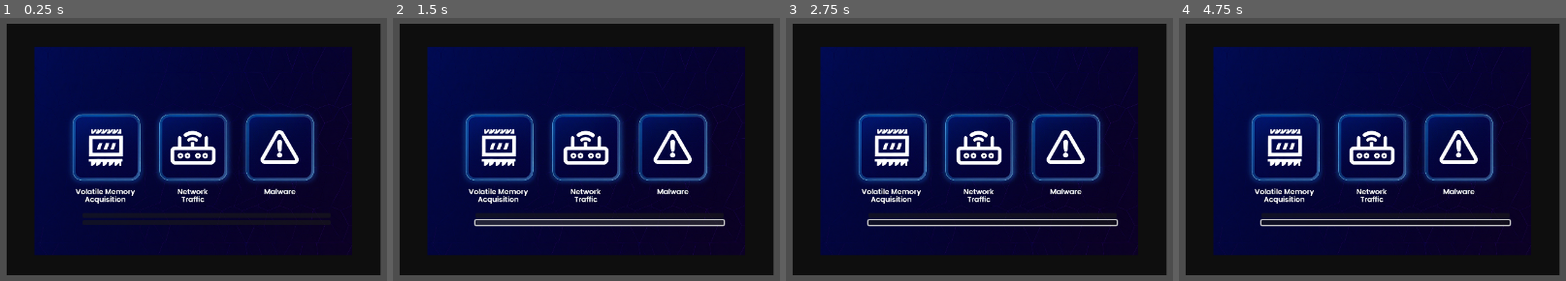
Above: before the commit, frames 1-4 (left to right).
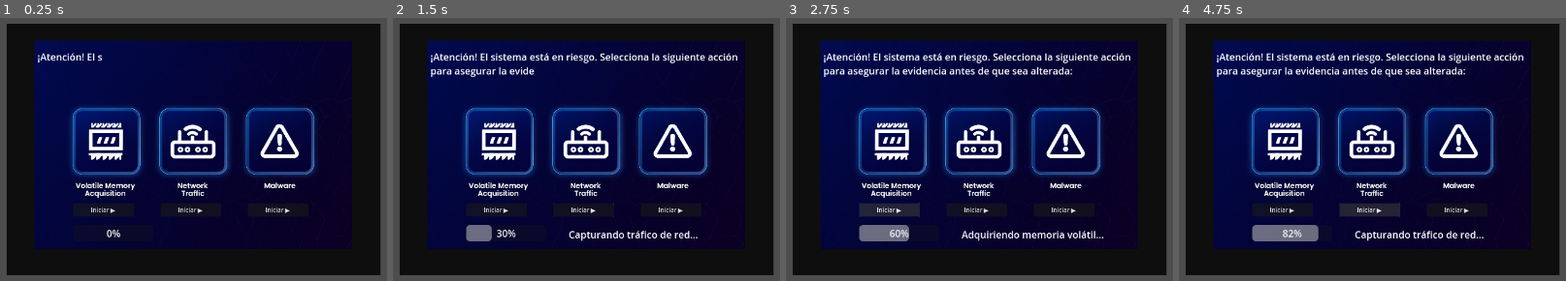
Above: after the commit, the same moments.

Repository: lalibre/Evidentia
Game: Godot game, scene res://Scenes/CpuMenuDialog.tscn
Same seed, same stepped clock (60 frames per second), same inputs: the game is played once before the commit and once after it. This scene is started directly instead of the project's main scene.
Inputs (mouse positions are in pixels of both pictures, inside the frame that each line leads up to):
- Up to frame 1 (0.25 s): no input
- Up to frame 2 (1.5 s): click (598, 215) at 0.52 s; click (598, 223) at 1.27 s
- Up to frame 3 (2.75 s): click (890, 209) at 2 s, where only the run after the commit has a clickable "Iniciar ▶"
- Up to frame 4 (4.75 s): click (1283, 209) at 2.75 s, where only the run after the commit has a clickable "Iniciar ▶"; click (1368, 209) at 3.5 s, where only the run after the commit has a clickable "Iniciar ▶"; click (1368, 209) at 4.25 s, where only the run after the commit has a clickable "Iniciar ▶"

The runs differ from the first frame. In frame 1, 12% of the frame differs, in the area x 8-91%, y 8-91%; in frame 2, 16%; in frame 3, 16%; in frame 4, 16%.

Commit message:
Adquisicion de Evidencia

Diff:
--- a/Scenes/CpuMenuDialog.tscn
+++ b/Scenes/CpuMenuDialog.tscn
@@ -1,7 +1,8 @@
-[gd_scene load_steps=4 format=3 uid="uid://doeq2nm8yh8sk"]
+[gd_scene load_steps=5 format=3 uid="uid://doeq2nm8yh8sk"]
 
 [ext_resource type="Script" uid="uid://dvv0jiop6kior" path="res://Scenes/cpu_menu_dialog.gd" id="1_qurgk"]
 [ext_resource type="Texture2D" uid="uid://bw0jmvmirdrlh" path="res://assets/desktop.png" id="2_fphq3"]
+[ext_resource type="PackedScene" uid="uid://c4ikyp33b3wyk" path="res://typwriter_effect.tscn" id="3_wdf8v"]
 
 [sub_resource type="StyleBoxFlat" id="StyleBoxFlat_wdf8v"]
 bg_color = Color(0.0562916, 0.0562916, 0.0562916, 1)
@@ -22,21 +23,59 @@
 [node name="TextureRect" type="TextureRect" parent="Panel"]
 layout_mode = 0
 offset_left = 46.0
-offset_top = 38.0
+offset_top = 28.0
 offset_right = 570.0
-offset_bottom = 383.0
+offset_bottom = 373.0
 texture = ExtResource("2_fphq3")
 expand_mode = 1
 
-[node name="VBoxContainer" type="VBoxContainer" parent="Panel"]
+[node name="TypewriterEffect" parent="Panel" instance=ExtResource("3_wdf8v")]
+position = Vector2(46, 72)
+
+[node name="HBoxContainer" type="HBoxContainer" parent="Panel"]
 layout_mode = 0
-offset_left = 125.0
-offset_top = 313.0
-offset_right = 535.0
-offset_bottom = 343.0
+offset_left = 110.0
+offset_top = 240.0
+offset_right = 538.0
+offset_bottom = 377.0
 
-[node name="Recolectar" type="Button" parent="Panel/VBoxContainer"]
+[node name="Memory" type="Button" parent="Panel/HBoxContainer"]
+clip_contents = true
+custom_minimum_size = Vector2(100, 10)
 layout_mode = 2
+size_flags_horizontal = 2
+size_flags_vertical = 4
+theme_override_font_sizes/font_size = 10
+text = "Iniciar ▶"
 
-[node name="Adquisicion" type="Button" parent="Panel/VBoxContainer"]
+[node name="Network" type="Button" parent="Panel/HBoxContainer"]
+clip_contents = true
+custom_minimum_size = Vector2(100, 20)
 layout_mode = 2
+size_flags_horizontal = 2
+size_flags_vertical = 4
+theme_override_font_sizes/font_size = 10
+text = "Iniciar ▶"
+
+[node name="Malware" type="Button" parent="Panel/HBoxContainer"]
+clip_contents = true
+custom_minimum_size = Vector2(100, 20)
+layout_mode = 2
+size_flags_horizontal = 2
+size_flags_vertical = 4
+theme_override_font_sizes/font_size = 10
+text = "Iniciar ▶"
+
+[node name="ProgressBar" type="ProgressBar" parent="Panel"]
+layout_mode = 2
+offset_left = 110.0
+offset_top = 333.0
+offset_right = 242.0
+offset_bottom = 360.0
+
+[node name="StatusLabel" type="Label" parent="Panel"]
+layout_mode = 2
+offset_left = 279.0
+offset_top = 337.0
+offset_right = 537.0
+offset_bottom = 360.0
--- a/Scenes/cpu_menu_dialog.gd
+++ b/Scenes/cpu_menu_dialog.gd
@@ -1,6 +1,58 @@
 extends Control
 
+@onready var typewriter = $Panel/TypewriterEffect/CanvasLayer/Control/RichTextLabel
+@onready var progress_bar = $Panel/ProgressBar
+@onready var status_label = $Panel/StatusLabel
 var evidencia_actual: Node
+var completed_actions: int = 0
+var total_actions: int = 3
+
+
+func _ready():
+	print("DEBUG: hijos de Panel:", $Panel.get_children())
+	print("DEBUG: nodo TywriterEffect:", get_node_or_null("Panel/TywriterEffect"))
+	# Aquí lanzas el primer mensaje
+	typewriter.start_typing("¡Atención! El sistema está en riesgo. Selecciona la siguiente acción para asegurar la evidencia antes de que sea alterada:")
+	$Panel/HBoxContainer/Memory.pressed.connect(_on_memory_pressed)
+	$Panel/HBoxContainer/Network.pressed.connect(_on_network_pressed)
+	$Panel/HBoxContainer/Malware.pressed.connect(_on_malware_pressed)
+
+
+func show_message(msg: String):
+	typewriter.start_typing(msg)
+
+func _on_memory_pressed():
+	_start_action("Adquiriendo memoria volátil...", "Memoria adquirida con éxito.")
+
+func _on_network_pressed():
+	_start_action("Capturando tráfico de red...", "Captura de red finalizada.")
+
+func _on_malware_pressed():
+	_start_action("Analizando muestras de malware...", "Malware identificado y almacenado.")
+
+func _start_action(start_msg: String, end_msg: String):
+	# Reinicia barra y muestra mensaje inicial
+	progress_bar.value = 0
+	status_label.text = start_msg
+
+	# Tween para animar la barra (3 seg de ejemplo)
+	var tween = create_tween()
+	tween.tween_property(progress_bar, "value", 100, 3.0)
+
+	# Al terminar, mostramos el mensaje final
+	tween.tween_callback(Callable(self, "_show_end_message").bind(end_msg))
+
+func _show_end_message(end_msg: String):
+	status_label.text = end_msg
+	completed_actions += 1
+	if completed_actions >= total_actions:
+		_all_actions_completed()
+
+func _all_actions_completed():
+	hide()
+	typewriter.hide()
+
+
 
 func mostrar(evidencia: Node, global_pos: Vector2):
 	evidencia_actual = evidencia
--- a/Scenes/textefefect.gd
+++ b/Scenes/textefefect.gd
@@ -10,7 +10,7 @@
 	$Timer.start()
 
 func _on_Timer_timeout():
-	if char_index < full_text.length():
+	if char_index < full_text.length() - 1 :
 		text += full_text[char_index]
 		char_index += 1
 	else:
--- a/rich_text_label.gd
+++ b/rich_text_label.gd
@@ -4,9 +4,18 @@
 @export var typing_duration:float = 2.0
 # Called when the node enters the scene tree for the first time.
 @onready var _sfx: AudioStreamPlayer = get_node_or_null("AudioStreamPlayer")
+var _full_text: String = ""
 
 func _ready():
-	text = full_text
+	#text = full_text
+	visible_ratio = 0.0
+	if not _full_text.is_empty():
+		start_typing(_full_text)
+
+func start_typing(new_text: String):
+	# Llamar a esta función desde fuera para cambiar el texto
+	_full_text = new_text
+	text = _full_text
 	visible_ratio = 0.0
 
 	# Inicia el sonido
--- a/tywriter_effect.tscn
+++ b/typwriter_effect.tscn
@@ -1,9 +1,9 @@
 [gd_scene load_steps=3 format=3 uid="uid://c4ikyp33b3wyk"]
 
 [ext_resource type="Script" uid="uid://bqxd2v5mdwh0g" path="res://rich_text_label.gd" id="1_dbjvh"]
-[ext_resource type="AudioStream" uid="uid://8h545ekxa4d8" path="res://typewriter-typing-68696.mp3" id="2_p8m3n"]
+[ext_resource type="AudioStream" uid="uid://b4twrggnb3532" path="res://typewriter.mp3" id="2_8j3i1"]
 
-[node name="TywriterEffect" type="Node2D"]
+[node name="TypewriterEffect" type="Node2D"]
 
 [node name="CanvasLayer" type="CanvasLayer" parent="."]
 
@@ -15,10 +15,12 @@
 
 [node name="RichTextLabel" type="RichTextLabel" parent="CanvasLayer/Control"]
 layout_mode = 0
-offset_right = 334.0
-offset_bottom = 75.0
-text = "Ejemplo"
+offset_left = 401.0
+offset_top = 195.0
+offset_right = 930.0
+offset_bottom = 311.0
 script = ExtResource("1_dbjvh")
+full_text = ""
 
 [node name="AudioStreamPlayer" type="AudioStreamPlayer" parent="CanvasLayer/Control/RichTextLabel"]
-stream = ExtResource("2_p8m3n")
+stream = ExtResource("2_8j3i1")
Binary file added: assets/startl.png
Not shown, added: assets/startl.png.import
Not shown, removed: typewriter-typing-68696.mp3.import
Not shown, added: typewriter.mp3.import
Not shown, removed: typewriter-typing-68696.mp3
Not shown, added: typewriter.mp3
